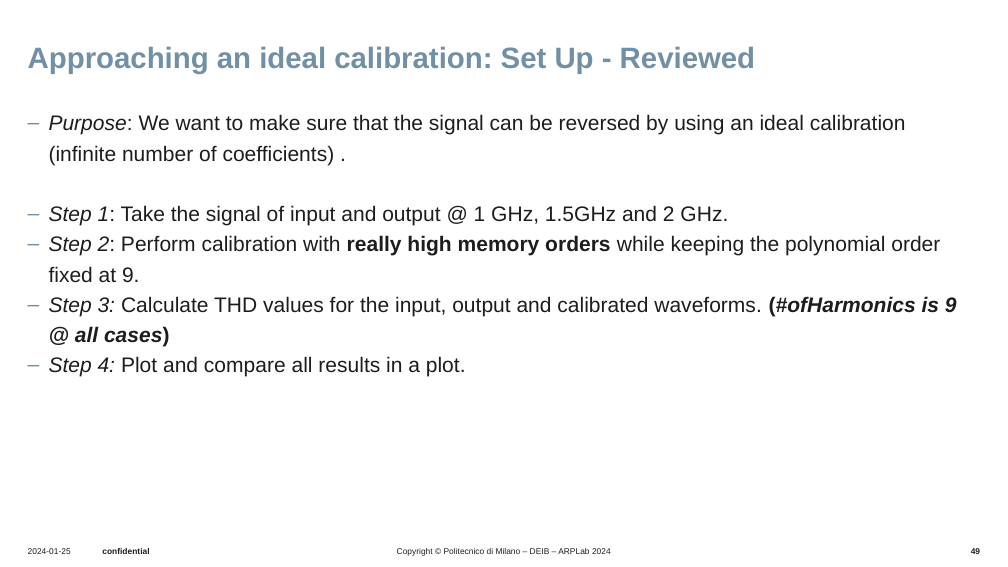
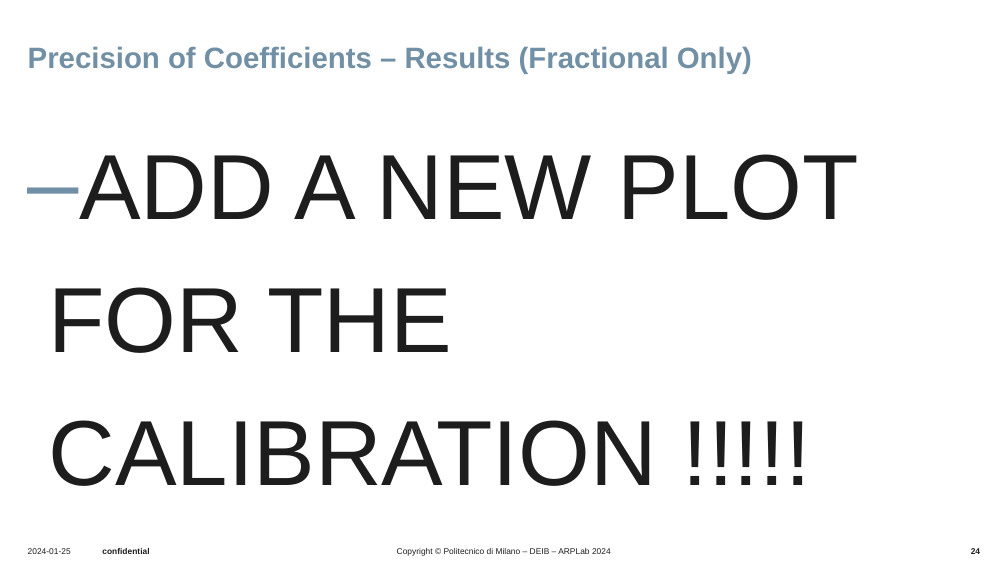
Before and after one commit to UseProxy305/thesisWork, a slide deck: slide 24 of Presentations/presentation6_2_oct/20251002_bi.pptx (slide 49 before the commit). Drawn at 1008x567 pixels with LibreOffice and Linux fonts; fonts in the diff are those of the drawing; background and template pictures are left out. Boxes give left, top, right and bottom in pixels: in the first picture for what was removed or moved away, otherwise in the second. Text is boxed around its words. In the diff, an @@ line names an element or a change of style, - is before the commit and + after.

```diff
--- a/Presentations/presentation6_2_oct/20251002_bi.pptx
+++ b/Presentations/presentation6_2_oct/20251002_bi.pptx
@@ title at (28, 46, 752, 74): text changed @@
-Approaching an ideal calibration: Set Up - Reviewed
+Precision of Coefficients – Results (Fractional Only)
@@ text at (28, 154, 859, 486): text changed; size 20 to 88 pt @@
-‒ Purpose: We want to make sure that the signal can be reversed by using an ideal calibration (infinite number of coefficients) .
-‒ Step 1: Take the signal of input and output @ 1 GHz, 1.5GHz and 2 GHz.
-‒ Step 2: Perform calibration with really high memory orders while keeping the polynomial order fixed at 9.
-‒ Step 3: Calculate THD values for the input, output and calibrated waveforms. (#ofHarmonics is 9 @ all cases)
-‒ Step 4: Plot and compare all results in a plot.
+‒ ADD A NEW PLOT FOR THE CALIBRATION !!!!!
@@ page number at (971, 548, 980, 554): text changed @@
-49
+24
```
Also in this commit, not shown: 13 other slides changed, 11 slides added, 32 slides removed, 13 other files.
